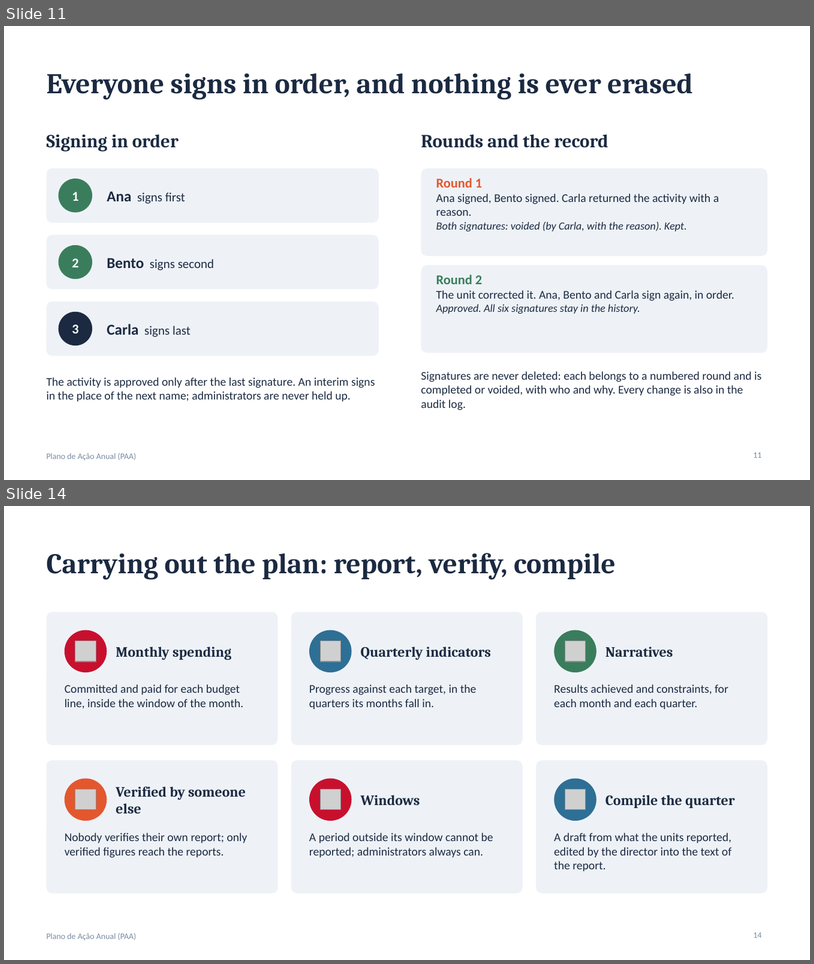
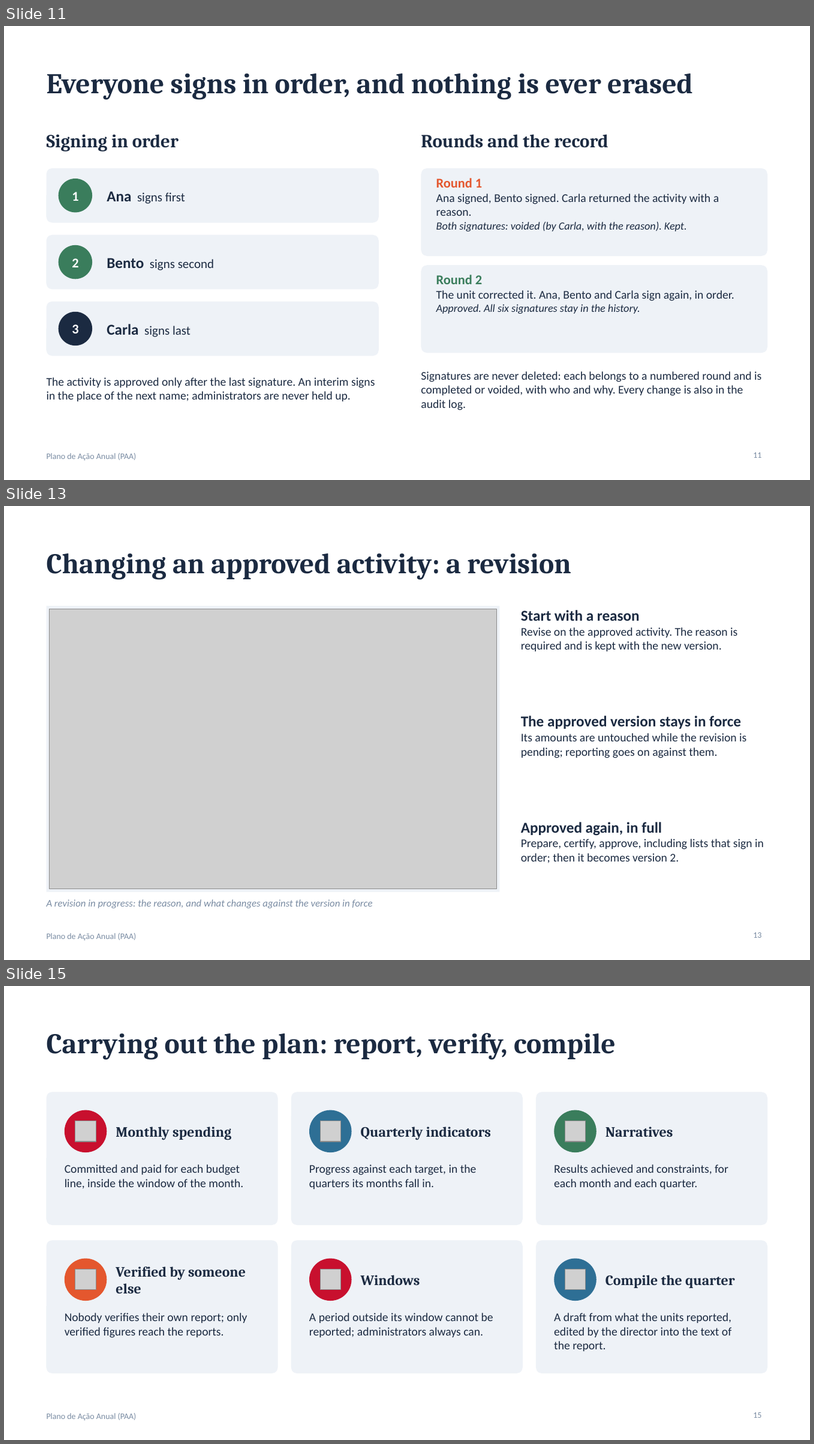
Before and after one commit to gokugohan/Sistema-de-Planeamento-Anual-e-Orsamento, a slide deck: docs/Sistema-PAA-apresentacao-v5.pptx. Shown one above the other, each under a label of ours: slides 11 and 14 before the commit, slides 11, 13 and 15 after it; the slides between them are not shown. The pictures are 814x964 and 814x1444 pixels, drawn with LibreOffice and Linux fonts; fonts in the diff are those of the drawing; grey boxes stand for pictures. Boxes give left, top, right and bottom in pixels: in the first picture for what was removed or moved away, otherwise in the second. Text is boxed around its words. In the diff, an @@ line names an element or a change of style, - is before the commit and + after.

```diff
--- a/docs/Sistema-PAA-apresentacao-v5.pptx
+++ b/docs/Sistema-PAA-apresentacao-v5.pptx
@@ slide 13 added at (x1=4, y1=506, x2=810, y2=960), background #FFFFFF; not listed: 1 template element that a slide beside it also shows @@
@@ title added at (x1=47, y1=553, x2=571, y2=579), 34 pt, text #1B2A41, bold @@
+Changing an approved activity: a revision
@@ rectangle added at (x1=47, y1=606, x2=500, y2=891), fill #EEF2F7 @@
@@ picture added at (x1=50, y1=609, x2=497, y2=888) @@
@@ text added at (x1=521, y1=610, x2=738, y2=651), 14 pt, text #1B2A41 @@
+Start with a reason
+Revise on the approved activity. The reason is required and is kept with the new version.
@@ text added at (x1=521, y1=715, x2=747, y2=758), 14 pt, text #1B2A41 @@
+The approved version stays in force
+Its amounts are untouched while the revision is pending; reporting goes on against them.
@@ text added at (x1=521, y1=822, x2=764, y2=863), 14 pt, text #1B2A41 @@
+Approved again, in full
+Prepare, certify, approve, including lists that sign in order; then it becomes version 2.
@@ text added at (x1=47, y1=899, x2=372, y2=908), 12 pt, text #7A8CA3, italic @@
+A revision in progress: the reason, and what changes against the version in force
@@ page number added at (x1=753, y1=932, x2=762, y2=937), 10 pt, text #7A8CA3 @@
+13
@@ what was slide 14 is now slide 15 @@
@@ page number at (x1=753, y1=1412, x2=762, y2=1417): text changed @@
-14
+15
```
Also in this commit, not shown: 7 slides changed, 1 other slide added, 1 slide removed, 40 other files.
